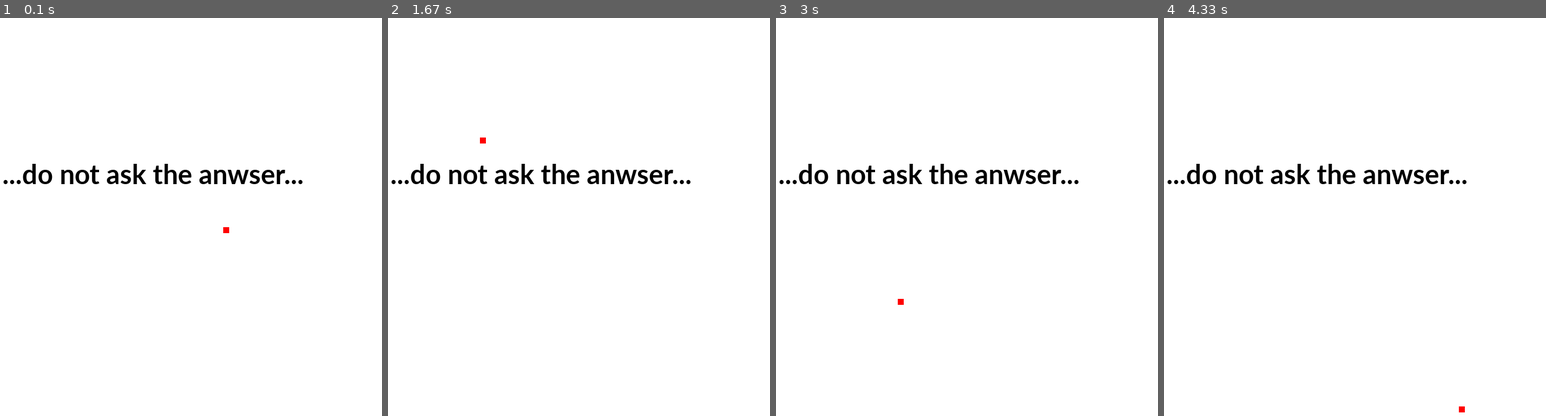
Above: before the commit, frames 1-4 (left to right).
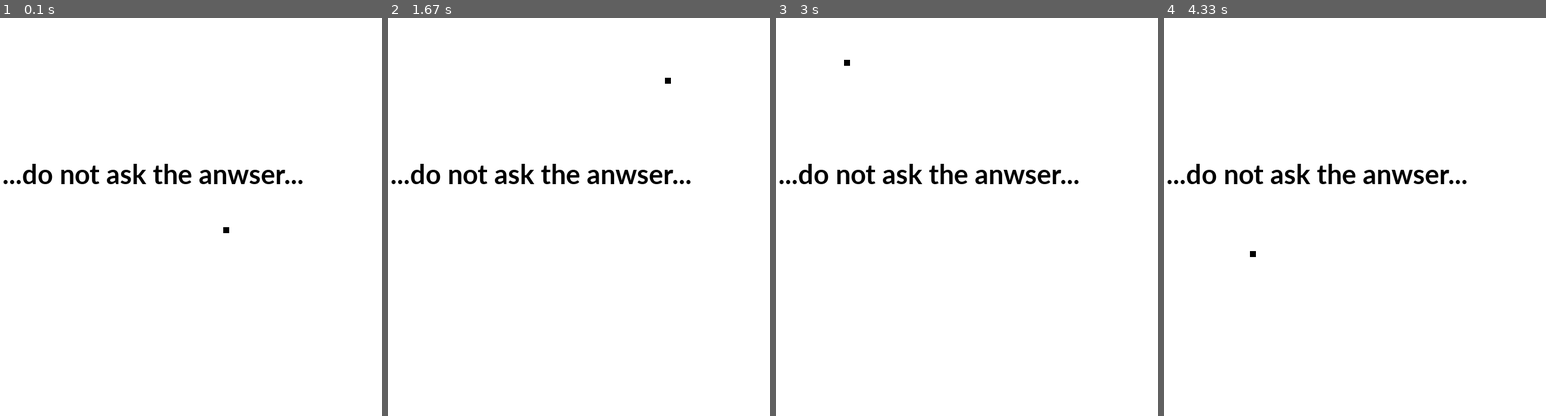
Above: after the commit, the same moments.

Repository: Nat1405/pythonic-pygames
Game: pygame game, started from firstgame.py
The game is run twice, just before and just after one commit, with the same random seed, the same clock (stepped at 60 frames per second) and the same inputs.
Inputs:
- Up to frame 1 (0.1 s): no input
- Up to frame 2 (1.67 s): hold Right 0.33-0.8 s; hold Up 0.83-1.13 s; hold Right 1.17-1.63 s
- Up to frame 3 (3 s): hold Left 1.67-2.2 s; hold Down 2.23-2.53 s; hold Left 2.57-2.97 s
- Up to frame 4 (4.33 s): hold Up 3-3.37 s; hold Right 3.4-4.03 s; hold Down from 4.07 s (still down)

The runs differ from the first frame. In frame 1, less than 0.1% of the frame differs, in the area x 58-60%, y 52-55%; in frame 2, less than 0.1%, in the area x 24-75%, y 15-32%; in frame 3, less than 0.1%; in frame 4, less than 0.1%.

Commit message:
fixed velocity vectors

Diff:
--- a/firstgame.py
+++ b/firstgame.py
@@ -53,16 +53,16 @@
 			print("User asked to quit")
 			done = True # Flag as done so we exit this loop
 		elif event.type == pygame.KEYDOWN:
-			if event.key == pygame.K_UP:
+			if event.key == pygame.K_RIGHT:
 				x_velocity += x_velocity_increment
 				print("X Speed decreased")
-			if event.key == pygame.K_DOWN:
+			if event.key == pygame.K_LEFT:
 				x_velocity -= x_velocity_increment
 				print("X Speed increased")
-			if event.key == pygame.K_LEFT:
+			if event.key == pygame.K_DOWN:
 				y_velocity += y_velocity_increment
 				print("Y Speed increased")
-			if event.key == pygame.K_RIGHT:
+			if event.key == pygame.K_UP:
 				y_velocity -= y_velocity_increment
 				print("Y Speed decreased")
 
@@ -100,7 +100,7 @@
 	#draw a rectangular grid
 	for i in range(size_grid):
 		for k in range(size_grid):
-			pygame.draw.rect(screen, RED, (x_pos,y_pos,10,10))
+			pygame.draw.rect(screen, BLACK, (x_pos,y_pos,10,10))
 
 	# --- Go ahead and update the screen with what we've drawn.
 	pygame.display.flip()
